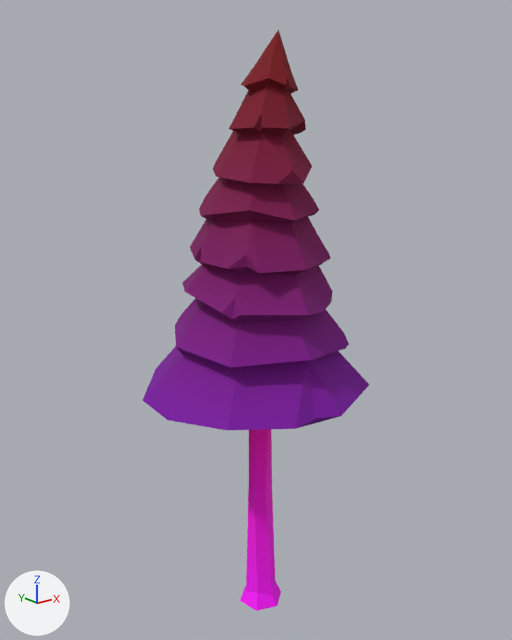
Before and after pictures for a commit that changed the glTF model assets/synty/synty-tree-polypine-01.gltf.
The view is the same before and after, from a 50 mm lens placed at (-4.67, -5.74, 5.9), pointed at (0.04, 0.15, 3.54). Arrows for +X, +Y and +Z are at lower left; the lights stay in place. The older version comes first. Vertices at exactly the same position are counted once.

The first picture shows 'SM_Tree_PolyPine_01'.
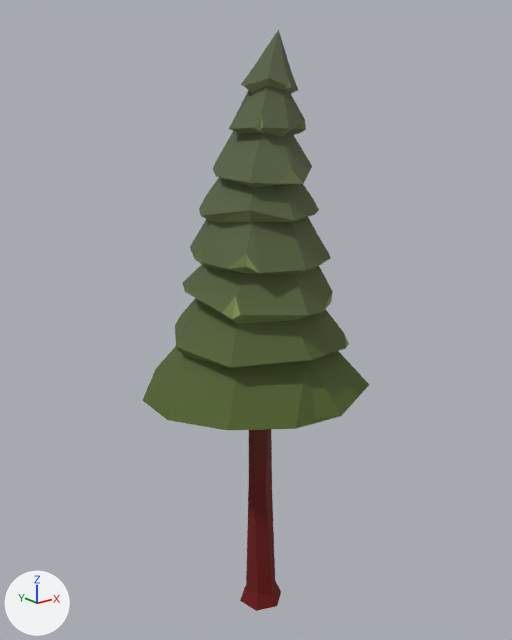
The change, as JSON lines over the scene's bpy script:
```json
{"op": "add", "block": "img_image_0", "code": ["img_image_0 = load_image('Image_0', '_unpacked/Image_0', 512, 512, 'sRGB')"]}
{"op": "add", "block": "mat_lambert2", "code": "n3 = _N.new('ShaderNodeMix'); n3.name = 'Mix'"}
{"op": "add", "block": "mat_lambert2", "code": "n3.data_type = 'RGBA'"}
{"op": "add", "block": "mat_lambert2", "code": "n3.blend_type = 'MULTIPLY'"}
{"op": "add", "block": "mat_lambert2", "code": "n3.inputs[0].default_value = 1.0  # 'Factor'"}
{"op": "add", "block": "mat_lambert2", "code": "n4 = _N.new('ShaderNodeTexImage'); n4.name = 'Image Texture'"}
{"op": "add", "block": "mat_lambert2", "code": "n4.image = img_image_0"}
{"block": "mat_lambert2", "where": "n2 = _N.new('ShaderNodeVertexColor'); n2.name = 'Color Attribute'"}
{"block": "mat_lambert2", "where": "n0 = _N.new('ShaderNodeBsdfPrincipled'); n0.name = 'Principled BSDF'"}
{"op": "remove", "block": "mat_lambert2", "code": "_L.new(n2.outputs[0], n0.inputs[0])  # 'Color' to 'Base Color'"}
{"op": "add", "block": "mat_lambert2", "code": "_L.new(n3.outputs[2], n0.inputs[0])  # 'Result' to 'Base Color'"}
{"op": "add", "block": "mat_lambert2", "code": "_L.new(n2.outputs[0], n3.inputs[7])  # 'Color' to 'B'"}
{"op": "add", "block": "mat_lambert2", "code": "_L.new(n4.outputs[0], n3.inputs[6])  # 'Color' to 'A'"}
{"block": "me_sm_tree_polypine_01", "where": "me_sm_tree_polypine_01.from_pydata(...)  # 212 vertices, 420 faces; spans x -1.27..1.24, y -1.12..1.23, z -0.16..6.53"}
{"block": "me_sm_tree_polypine_01", "where": "# used by ob_sm_tree_polypine_01; location = (0.0, 0.0, 0.0)"}
{"block": "me_sm_tree_polypine_01", "change": "me_sm_tree_polypine_01 part 1: 119 faces centred in x -0.43..0.48, y -0.43..0.52, z 5.15..6.32 are repainted in the vertex colours; the middle colour goes from dark red #7b0029 to white #fefff9"}
{"block": "me_sm_tree_polypine_01", "change": "me_sm_tree_polypine_01 part 2: 89 faces centred in x -1.17..1.17, y -1.01..1.03, z 2.69..3.58 are repainted in the vertex colours; the middle colour goes from purple #7b0090 to green #f2ffb8"}
{"block": "me_sm_tree_polypine_01", "change": "me_sm_tree_polypine_01 part 3: 51 faces centred in x -0.73..0.7, y -0.66..0.69, z 4.11..4.51 are repainted in the vertex colours; the middle colour goes from dark purple #7b0063 to pale yellow #f9ffdf"}
{"block": "me_sm_tree_polypine_01", "change": "me_sm_tree_polypine_01 part 4: 69 faces centred in x -0.62..0.57, y -0.53..0.57, z 4.58..5.16 are repainted in the vertex colours; the middle colour goes from dark purple #7b004c to white #fcffed"}
{"block": "me_sm_tree_polypine_01", "change": "me_sm_tree_polypine_01 part 5: 50 faces centred in x -0.77..0.72, y -0.79..0.9, z 3.61..4.08 are repainted in the vertex colours; the middle colour goes from dark purple #7b0077 to green #f6ffd0"}
{"block": "me_sm_tree_polypine_01", "change": "me_sm_tree_polypine_01 part 6: 42 faces centred in x -0.2..0.2, y -0.21..0.21, z -0.05..2.32 are repainted in the vertex colours; the middle colour goes from pink #ff00ff to red #ff0000"}
```

Boxes [x1, y1, x2, y2] around the edits, measured in the pictures (512 x 640 px):
```json
{"object": "SM_Tree_PolyPine_01", "change": "surface changed, recoloured", "before": [143, 29, 369, 611], "after": [143, 29, 369, 611]}
{"part": 1, "of": "me_sm_tree_polypine_01", "change": "recoloured", "before": [213, 29, 312, 184], "after": [213, 29, 312, 184]}
{"part": 2, "of": "me_sm_tree_polypine_01", "change": "recoloured", "before": [143, 304, 369, 430], "after": [143, 304, 369, 430], "on screen": "purple to green"}
{"part": 3, "of": "me_sm_tree_polypine_01", "change": "recoloured", "before": [185, 218, 331, 314], "after": [185, 218, 331, 314]}
{"part": 4, "of": "me_sm_tree_polypine_01", "change": "recoloured", "before": [195, 170, 319, 273], "after": [195, 170, 319, 273]}
{"part": 5, "of": "me_sm_tree_polypine_01", "change": "recoloured", "before": [175, 265, 344, 367], "after": [175, 265, 344, 367], "on screen": "dark purple to green"}
{"part": 6, "of": "me_sm_tree_polypine_01", "change": "recoloured", "before": [240, 429, 281, 611], "after": [240, 429, 281, 611], "on screen": "pink to red"}
```
